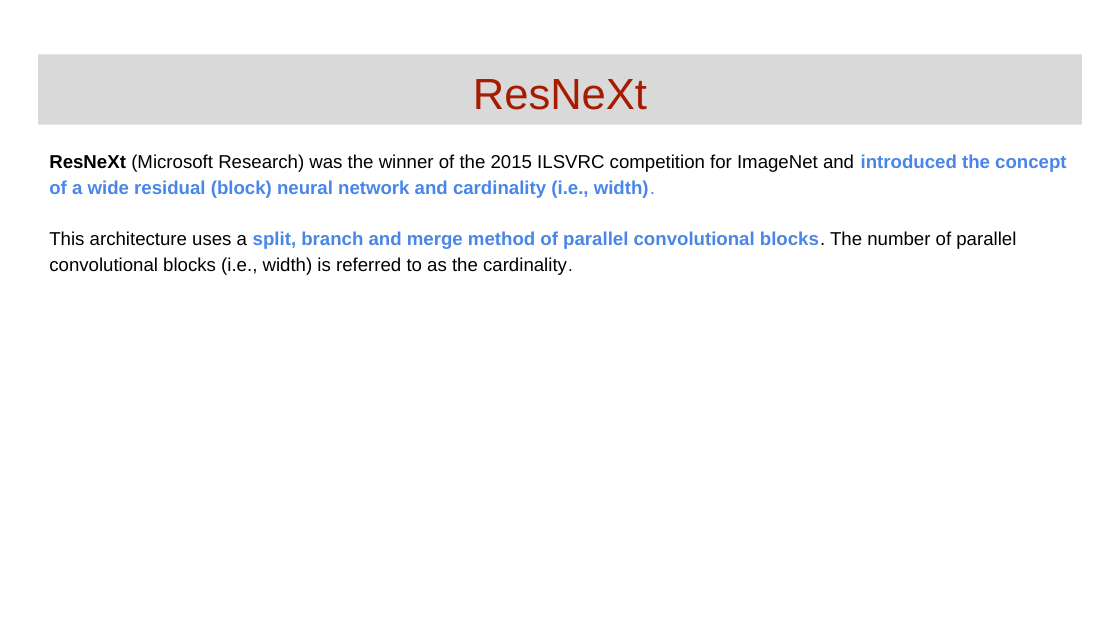
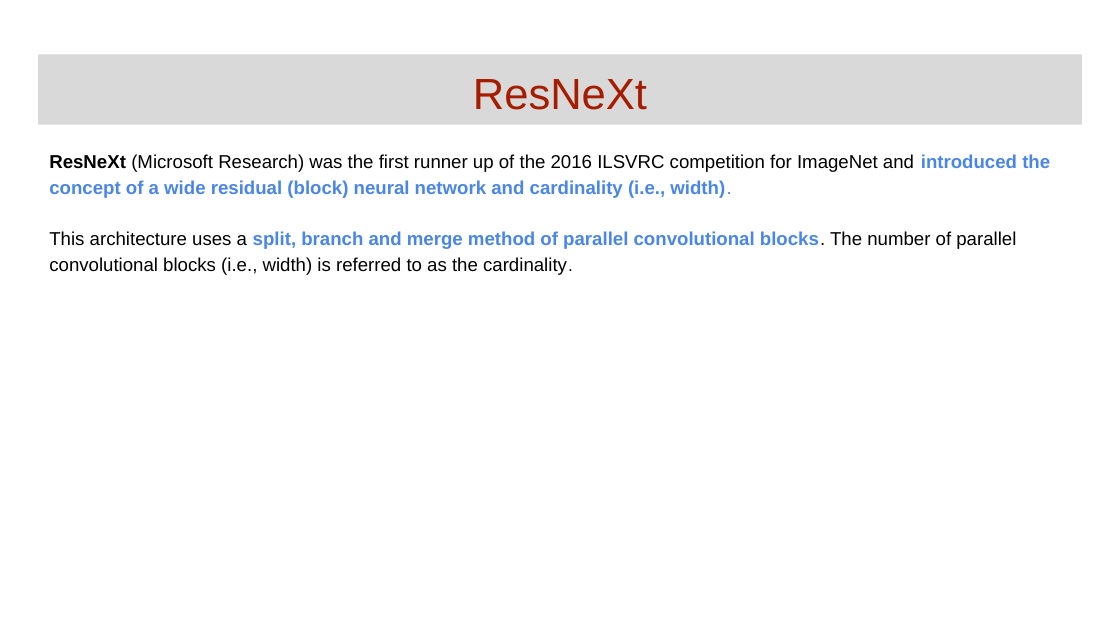
Before and after one commit to GoogleCloudPlatform/keras-idiomatic-programmer, a slide deck: slide 24 of books/deep-learning-design-patterns/Workshops/Junior/Deep Learning Design Patterns - Workshop - Chapter 2.pptx (slide 25 before the commit). Drawn at 1120x630 pixels with LibreOffice and Linux fonts; fonts in the diff are those of the drawing. Boxes give left, top, right and bottom in pixels: in the first picture for what was removed or moved away, otherwise in the second. Text is boxed around its words. In the diff, an @@ line names an element or a change of style, - is before the commit and + after.

```diff
--- a/books/deep-learning-design-patterns/Workshops/Junior/Deep Learning Design Patterns - Workshop - Chapter 2.pptx
+++ b/books/deep-learning-design-patterns/Workshops/Junior/Deep Learning Design Patterns - Workshop - Chapter 2.pptx
@@ text at (x1=49, y1=154, x2=1050, y2=198): text changed; text colour #4A86E8 to #000000 @@
-ResNeXt (Microsoft Research) was the winner of the 2015 ILSVRC competition for ImageNet and introduced the concept of a wide residual (block) neural network and cardinality (i.e., width).
+ResNeXt (Microsoft Research) was the first runner up of the 2016 ILSVRC competition for ImageNet and introduced the concept of a wide residual (block) neural network and cardinality (i.e., width).
```
Also in this commit, not shown: 7 other slides changed, 1 slide removed.
